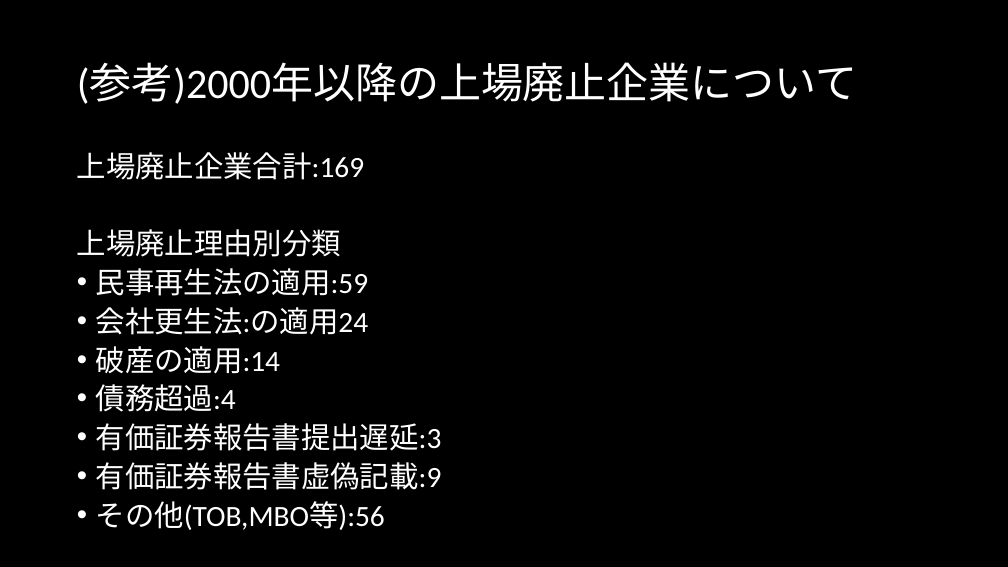
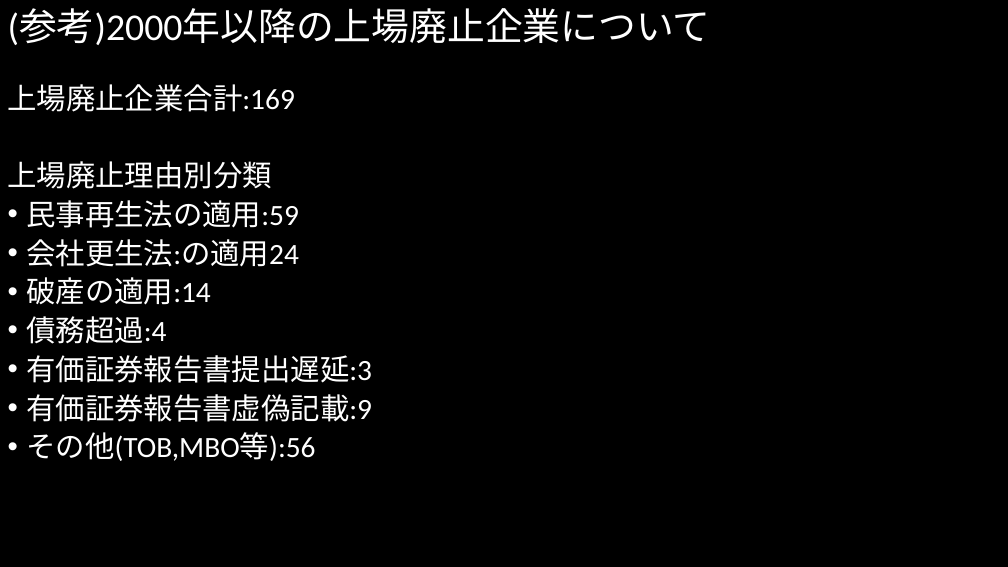
Before and after one commit to MAGA-Phantom/OperationSotsuron, a slide deck: slide 29 of 倒産の研究(仮).pptx. Drawn at 1008x567 pixels with LibreOffice and Linux fonts; fonts in the diff are those of the drawing. Boxes give left, top, right and bottom in pixels: in the first picture for what was removed or moved away, otherwise in the second. Text is boxed around its words. In the diff, an @@ line names an element or a change of style, - is before the commit and + after.

```diff
--- a/倒産の研究(仮).pptx
+++ b/倒産の研究(仮).pptx
@@ title "(参考)2000年以降の上場廃止企業について": place and size @@
-title "(参考)2000年以降の上場廃止企業について" at bbox=[77, 64, 858, 104]
+title "(参考)2000年以降の上場廃止企業について" at bbox=[8, 9, 711, 45]
@@ title "(参考)2000年以降の上場廃止企業について" at bbox=[8, 9, 711, 45]: size 40 to 36 pt @@
@@ text "上場廃止企業合計:169": place and size @@
-text "上場廃止企業合計:169" at bbox=[77, 152, 442, 530]
+text "上場廃止企業合計:169" at bbox=[8, 84, 372, 461]
```
Also in this commit, not shown: 22 other slides changed.
